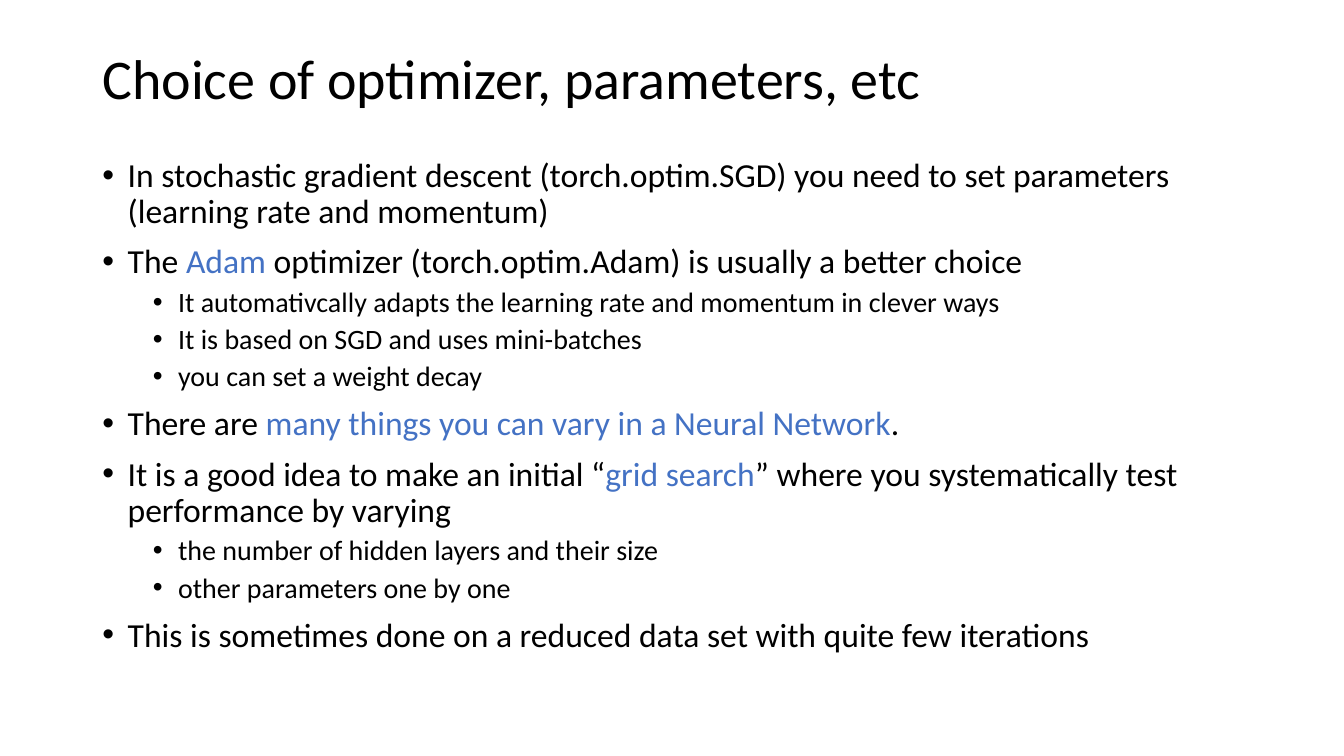
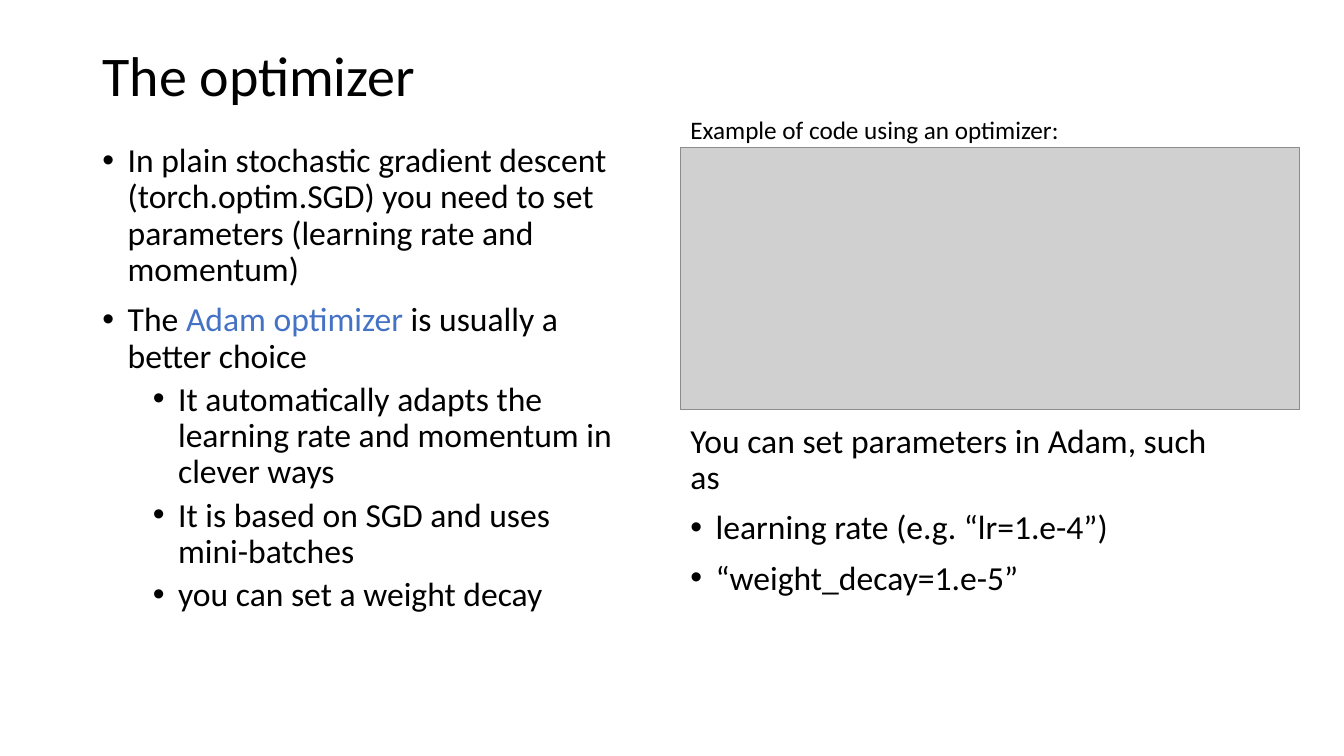
Before and after one commit to Center-for-Health-Data-Science/IntroToML, a slide deck: slide 5 of Day2/NNintro2.pptx (slide 6 before the commit). Drawn at 1344x756 pixels with LibreOffice and Linux fonts; fonts in the diff are those of the drawing; grey boxes stand for pictures. Boxes give left, top, right and bottom in pixels: in the first picture for what was removed or moved away, otherwise in the second. Text is boxed around its words. In the diff, an @@ line names an element or a change of style, - is before the commit and + after.

Commit message:
Updated some slides

```diff
--- a/Day2/NNintro2.pptx
+++ b/Day2/NNintro2.pptx
@@ title at bbox=[102, 57, 415, 105]: text changed @@
-Choice of optimizer, parameters, etc
+The optimizer
@@ text "In plain stochastic gradient descent ...": place and size @@
-text "In plain stochastic gradient descent ..." at bbox=[128, 162, 1178, 653]
+text "In plain stochastic gradient descent ..." at bbox=[128, 148, 611, 612]
@@ text at bbox=[128, 148, 611, 489]: text changed @@
-• In stochastic gradient descent (torch.optim.SGD) you need to set parameters (learning rate and momentum)
-• The Adam optimizer (torch.optim.Adam) is usually a better choice
-  • It automativcally adapts the learning rate and momentum in clever ways
+• In plain stochastic gradient descent (torch.optim.SGD) you need to set parameters (learning rate and momentum)
+• The Adam optimizer is usually a better choice
+  • It automatically adapts the learning rate and momentum in clever ways
@@ picture added at bbox=[681, 148, 1300, 410] @@
@@ text added at bbox=[690, 121, 1059, 144], 18 pt, text #000000 @@
+Example of code using an optimizer:
@@ text at bbox=[128, 411, 1178, 653]: paragraphs removed @@
-• There are many things you can vary in a Neural Network.
-• It is a good idea to make an initial “grid search” where you systematically test performance by varying
-  • the number of hidden layers and their size
-  • other parameters one by one
-• This is sometimes done on a reduced data set with quite few iterations
@@ text added at bbox=[690, 429, 1207, 596], 24 pt, text #000000 @@
+You can set parameters in Adam, such as
+• learning rate (e.g. “lr=1.e-4”)
+• “weight_decay=1.e-5”
@@ text at bbox=[178, 503, 550, 612]: size 20 to 24 pt in "It is based on SGD and uses ...", "you can set a weight decay" @@
```
Also in this commit, not shown: 1 other slide changed, 2 slides added, 1 slide removed, 3 other files.
